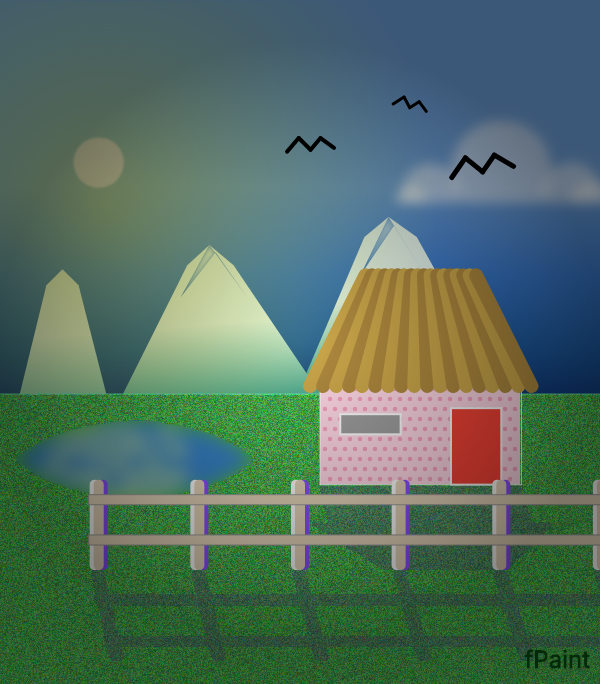
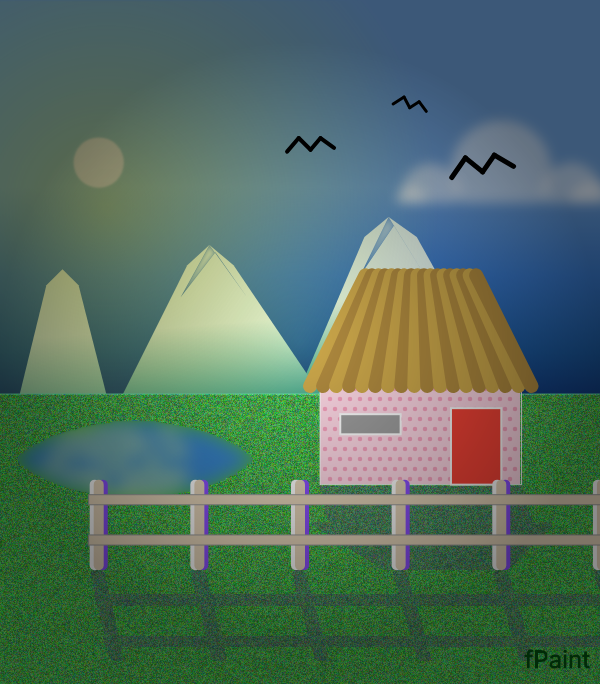
Comparing the layer stacks of the two 600x684 images. Changes:
painted on "Land" over (0, 394, 600, 684)